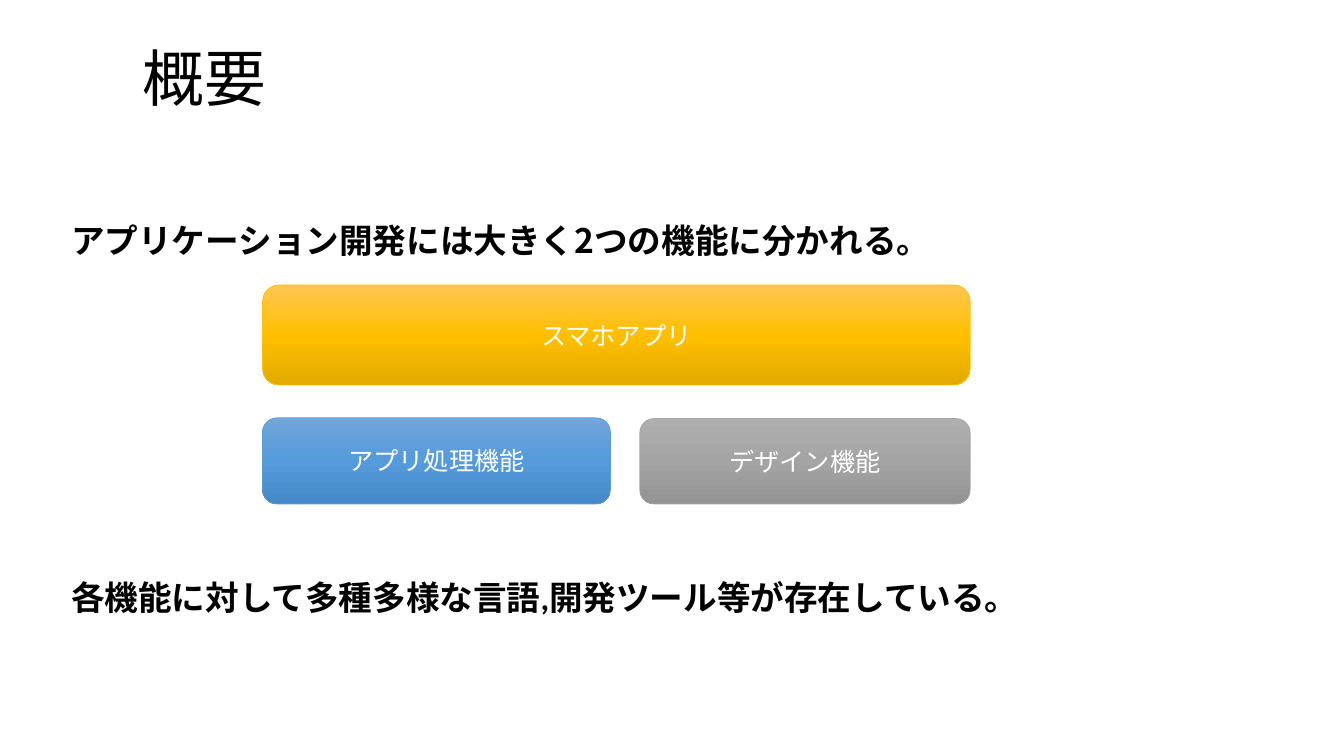
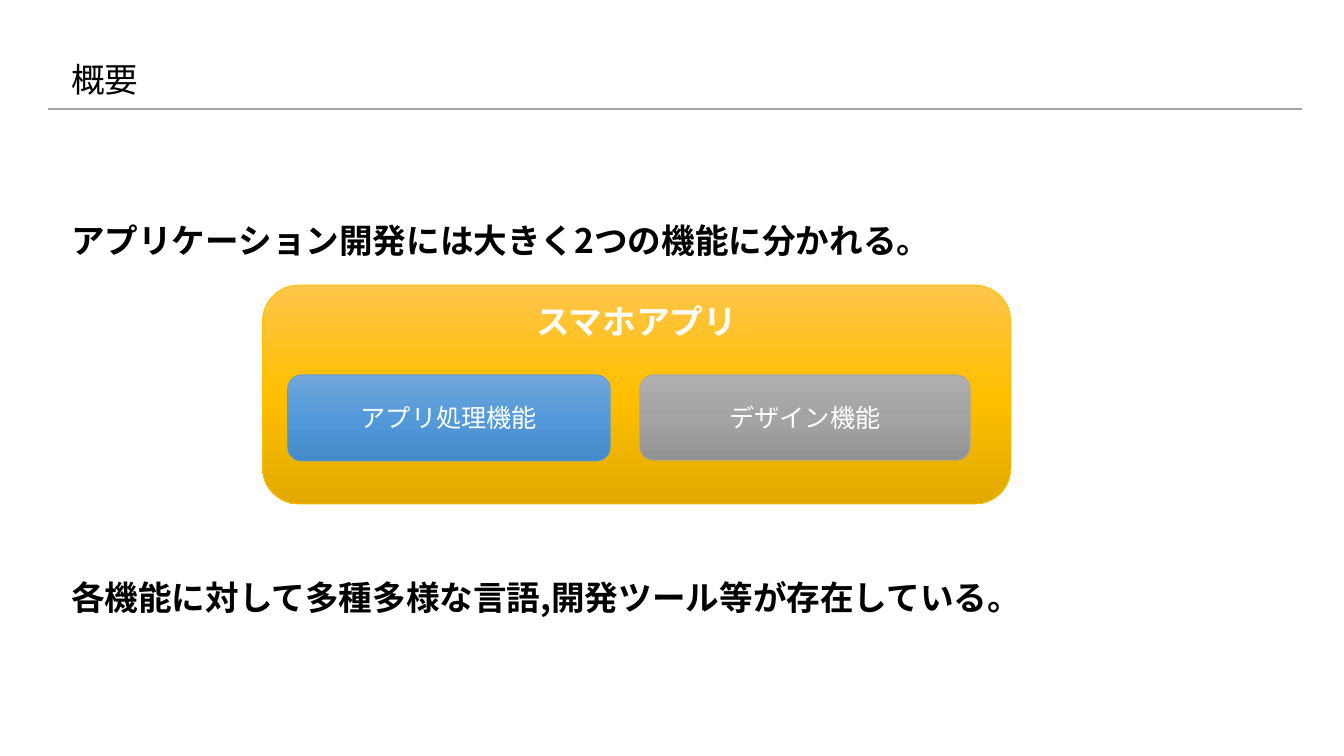
Before and after one commit to konnpeitoon/diary, a slide deck: slide 2 of doc/01_勉強会まとめ資料/01_勉強会まとめ資料/【4月】第一回勉強会/スマホアプリの開発.pptx. Drawn at 1344x756 pixels with LibreOffice and Linux fonts; fonts in the diff are those of the drawing; background and template pictures are left out. Boxes give left, top, right and bottom in pixels: in the first picture for what was removed or moved away, otherwise in the second. Text is boxed around its words. In the diff, an @@ line names an element or a change of style, - is before the commit and + after.

```diff
--- a/doc/01_勉強会まとめ資料/01_勉強会まとめ資料/【4月】第一回勉強会/スマホアプリの開発.pptx
+++ b/doc/01_勉強会まとめ資料/01_勉強会まとめ資料/【4月】第一回勉強会/スマホアプリの開発.pptx
@@ title "概要" moved from (x1=143, y1=49, x2=266, y2=106) to (x1=71, y1=63, x2=138, y2=95) @@
@@ title "概要" at (x1=71, y1=63, x2=138, y2=95): size 44 to 24 pt, font Calibri to Noto Sans CJK JP @@
@@ line added from (47, 109) to (1303, 109), #A5A5A5 1.5 pt @@
@@ rounded rectangle "スマホアプリ" resized from (x1=262, y1=285, x2=970, y2=385) to (x1=262, y1=285, x2=1011, y2=504) @@
@@ rounded rectangle "スマホアプリ" at (x1=262, y1=285, x2=1011, y2=504): size 18 to 24 pt, font Calibri to Noto Sans CJK JP, bold on; vertical alignment middle to top; fill gradient #FFC752 to #FFC000 to #E3AB00 to gradient #FFC64B to #FFC000 to #E3AB00 @@
@@ rounded rectangle "アプリ処理機能" resized from (x1=262, y1=418, x2=610, y2=504) to (x1=287, y1=375, x2=610, y2=461) @@
@@ rounded rectangle "アプリ処理機能" at (x1=287, y1=375, x2=610, y2=461): font Calibri to Noto Sans CJK JP; fill gradient #73A7DB to #559BDB to #458ACA to gradient #71A6DB to #559BDB to #448ACA @@
@@ rounded rectangle "デザイン機能" moved from (x1=640, y1=418, x2=971, y2=504) to (x1=640, y1=375, x2=971, y2=461) @@
@@ rounded rectangle "デザイン機能" at (x1=640, y1=375, x2=971, y2=461): font Calibri to Noto Sans CJK JP; fill gradient #B0B0B0 to #A5A5A5 to #939393 to gradient #AFAFAF to #A5A5A5 to #939393 @@
@@ text "各機能に対して多種多様な言語,開発ツール等が存在している。" at (x1=71, y1=581, x2=1021, y2=617): font Calibri to Noto Sans CJK JP @@
```
Also in this commit, not shown: 6 other slides changed, 2 slides added, 4 slides removed, 1 other file.
